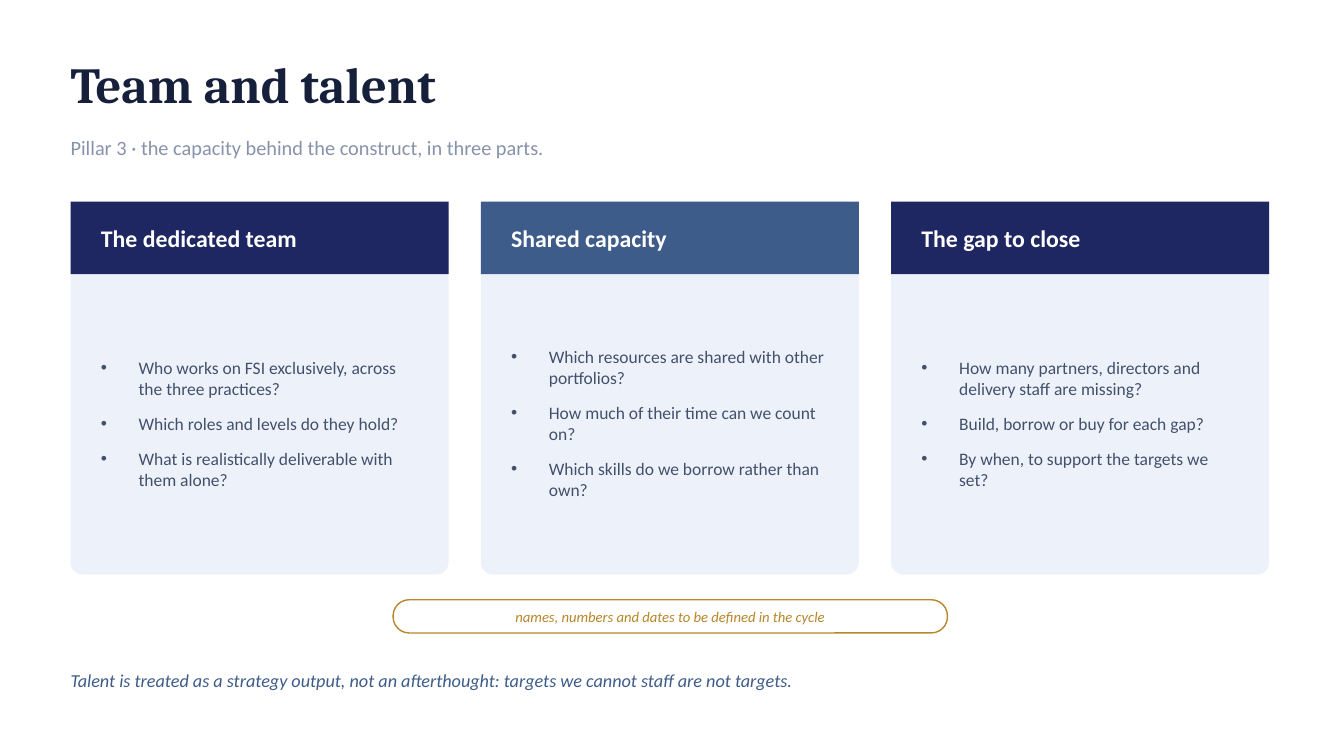
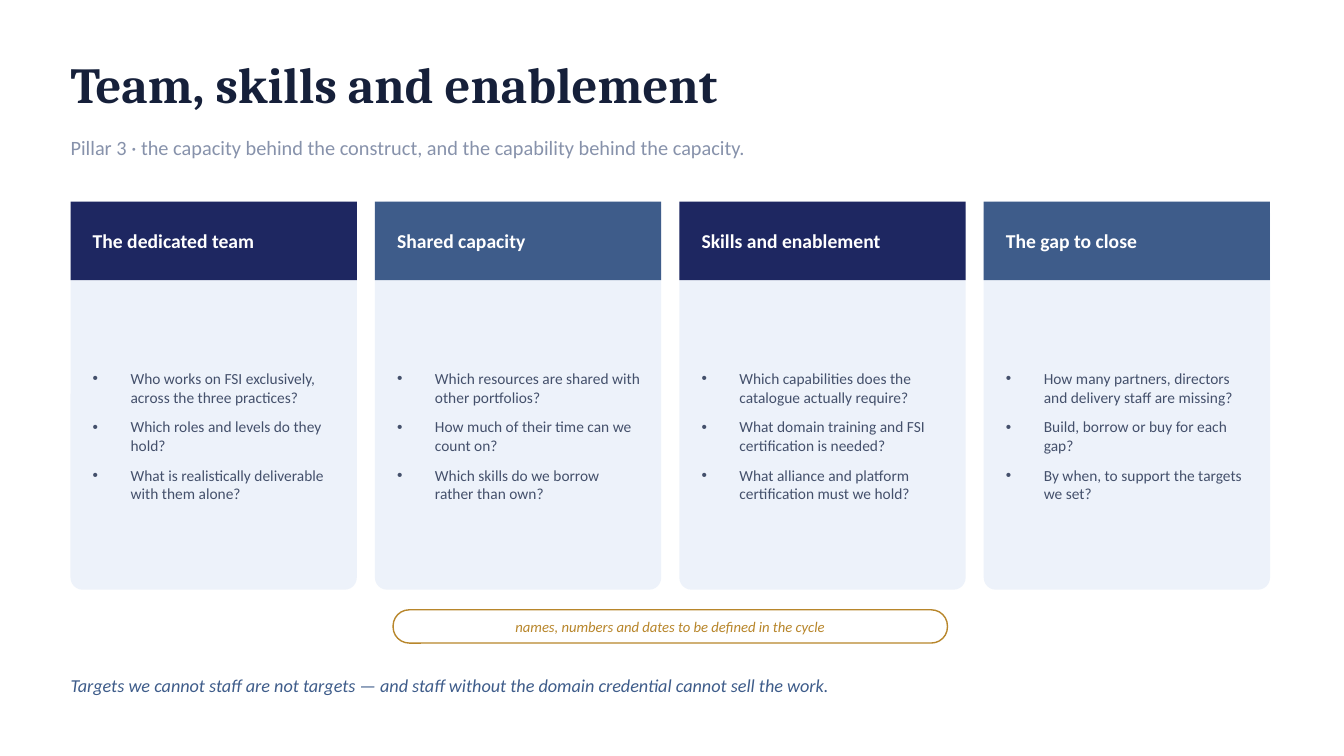
Before and after one commit to dhajjar-cyber/bae, a slide deck: slide 14 of FSI strategy/EAIND-FSI-Strategy-Development-Plan.pptx. Drawn at 1344x756 pixels with LibreOffice and Linux fonts; fonts in the diff are those of the drawing. Boxes give left, top, right and bottom in pixels: in the first picture for what was removed or moved away, otherwise in the second. Text is boxed around its words. In the diff, an @@ line names an element or a change of style, - is before the commit and + after.

```diff
--- a/FSI strategy/EAIND-FSI-Strategy-Development-Plan.pptx
+++ b/FSI strategy/EAIND-FSI-Strategy-Development-Plan.pptx
@@ text at (71, 68, 718, 110): text changed @@
-Team and talent
+Team, skills and enablement
@@ text at (71, 141, 745, 158): text changed @@
-Pillar 3 · the capacity behind the construct, in three parts.
+Pillar 3 · the capacity behind the construct, and the capability behind the capacity.
@@ rounded rectangle: place and size @@
-rounded rectangle at (71, 202, 449, 575)
+rounded rectangle at (71, 202, 357, 590)
@@ rectangle: place and size @@
-rectangle at (71, 202, 449, 274)
+rectangle at (71, 202, 357, 280)
@@ text "The dedicated team": place and size @@
-text "The dedicated team" at (101, 230, 297, 247)
+text "The dedicated team" at (93, 234, 254, 248)
@@ rounded rectangle: place and size @@
-rounded rectangle at (481, 202, 859, 575)
+rounded rectangle at (375, 202, 661, 590)
@@ rectangle: place and size @@
-rectangle at (481, 202, 859, 274)
+rectangle at (375, 202, 661, 280)
@@ text "Shared capacity": place and size @@
-text "Shared capacity" at (511, 230, 666, 251)
+text "Shared capacity" at (397, 234, 525, 251)
@@ proportions changed in 3 elements at (71, 202, 357, 590), (375, 202, 661, 590), (680, 202, 966, 590) @@
@@ rounded rectangle: place and size @@
-rounded rectangle at (891, 202, 1269, 575)
+rounded rectangle at (680, 202, 966, 590)
@@ rectangle: place and size @@
-rectangle at (891, 202, 1269, 274)
+rectangle at (680, 202, 966, 280)
@@ rounded rectangle added at (984, 202, 1270, 590), fill #EDF2FA @@
@@ rectangle added at (984, 202, 1270, 280), fill #3E5C8A @@
@@ size 17 to 14 pt in 3 elements at (93, 234, 254, 248), (397, 234, 525, 251), (1006, 234, 1137, 252) @@
@@ text "The gap to close": place and size @@
-text "The gap to close" at (921, 230, 1080, 251)
+text "The gap to close" at (1006, 234, 1137, 252)
@@ text added at (702, 234, 880, 248), 14 pt, text #FFFFFF, bold @@
+Skills and enablement
@@ text "Who works on FSI exclusively, ...": place and size @@
-text "Who works on FSI exclusively, ..." at (139, 362, 399, 486)
+text "Who works on FSI exclusively, ..." at (131, 373, 323, 499)
@@ text "Which resources are shared with ...": place and size @@
-text "Which resources are shared with ..." at (549, 351, 824, 496)
+text "Which resources are shared with ..." at (435, 373, 640, 499)
@@ size 12.5 to 11 pt; less space between paragraphs in 3 elements at (131, 373, 323, 499), (435, 373, 640, 499), (1044, 373, 1241, 499) @@
@@ text "How many partners, directors and ...": place and size @@
-text "How many partners, directors and ..." at (959, 362, 1208, 486)
+text "How many partners, directors and ..." at (1044, 373, 1241, 499)
@@ text added at (739, 373, 925, 499), 11 pt, text #44506B @@
+• Which capabilities does the catalogue actually require?
+• What domain training and FSI certification is needed?
+• What alliance and platform certification must we hold?
@@ text "names, numbers and dates to ...": place and size @@
-text "names, numbers and dates to ..." at (515, 611, 825, 625)
+text "names, numbers and dates to ..." at (515, 621, 825, 635)
@@ rounded rectangle: place and size @@
-rounded rectangle at (393, 600, 948, 633)
+rounded rectangle at (393, 610, 948, 643)
@@ text at (71, 679, 828, 695): text changed @@
-Talent is treated as a strategy output, not an afterthought: targets we cannot staff are not targets.
+Targets we cannot staff are not targets — and staff without the domain credential cannot sell the work.
```
Also in this commit, not shown: 3 other slides changed, 7 slides added, 1 slide removed, 2 other files.
